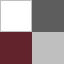
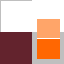
Layer changes from the first (64, 64) image to the second:
added layer "Layer 3" above "Layer 2 copy" over [37, 19, 60, 59]
hid "Layer 2" over [32, 0, 64, 32]
painted on "Layer 1" over [1, 0, 64, 32]
hid "Background" over [1, 0, 64, 59]
